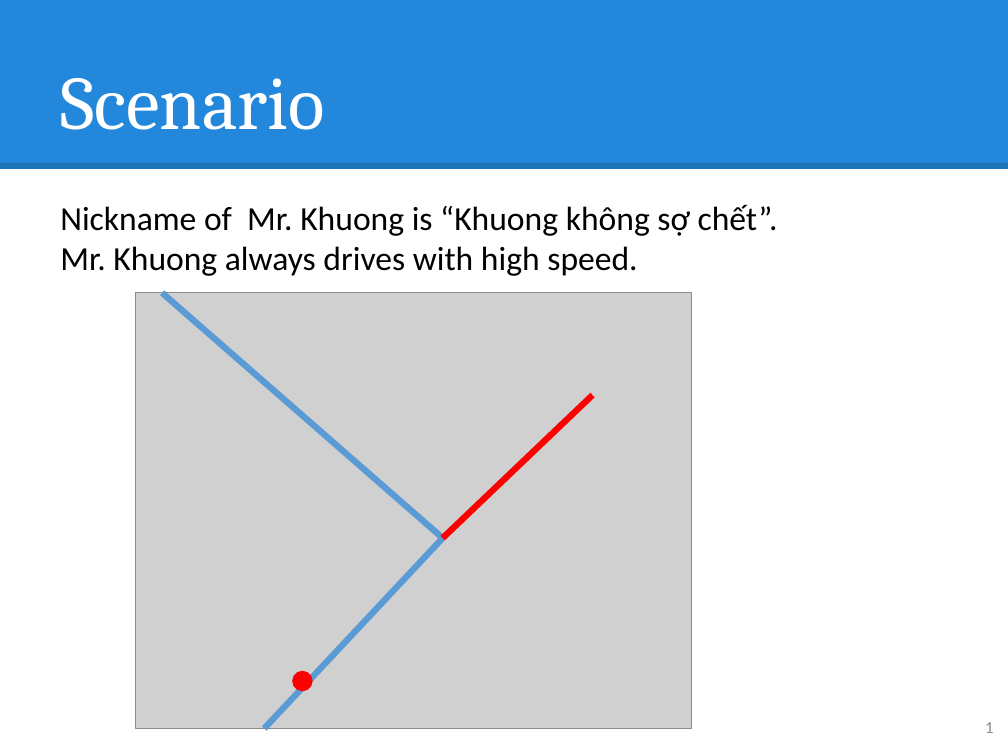
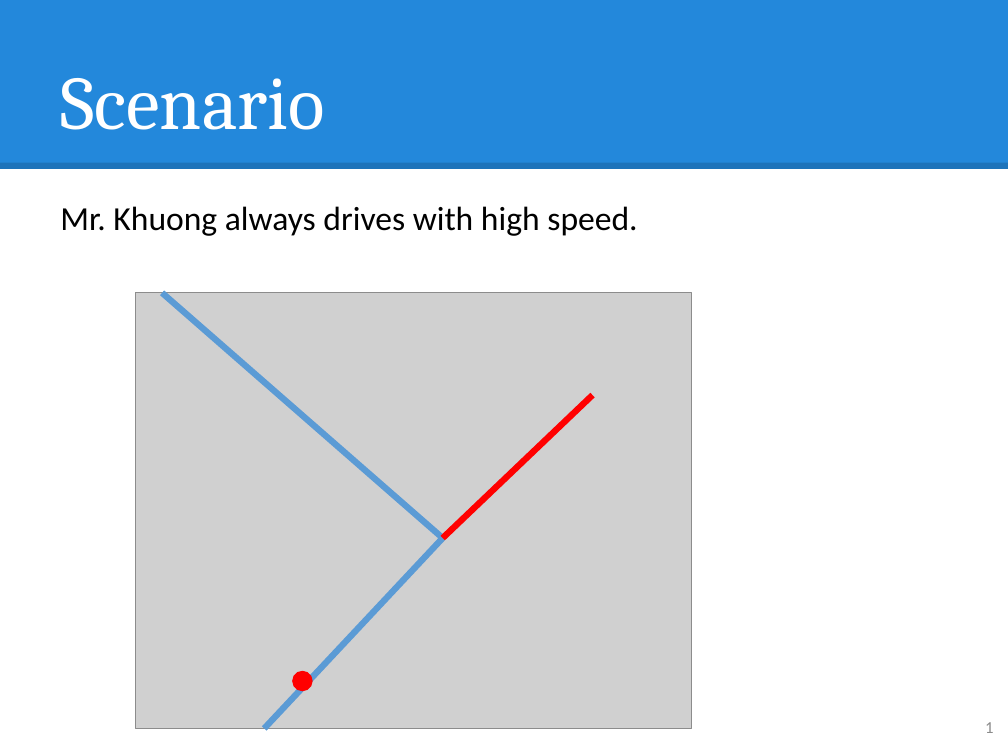
Before and after one commit to hqt/street-router, a slide deck: slide 1 of Document/presentation/nam/9 notify wrong way.pptx. Drawn at 1008x756 pixels with LibreOffice and Linux fonts; fonts in the diff are those of the drawing; grey boxes stand for pictures. Boxes give left, top, right and bottom in pixels: in the first picture for what was removed or moved away, otherwise in the second. Text is boxed around its words. In the diff, an @@ line names an element or a change of style, - is before the commit and + after.

```diff
--- a/Document/presentation/nam/9 notify wrong way.pptx
+++ b/Document/presentation/nam/9 notify wrong way.pptx
@@ text at (60,204,778,236): paragraph removed @@
-Nickname of Mr. Khuong is “Khuong không sợ chết”.
```
Also in this commit, not shown: 1 other slide changed, 2 slides added, 1 slide removed, 5 other files.
